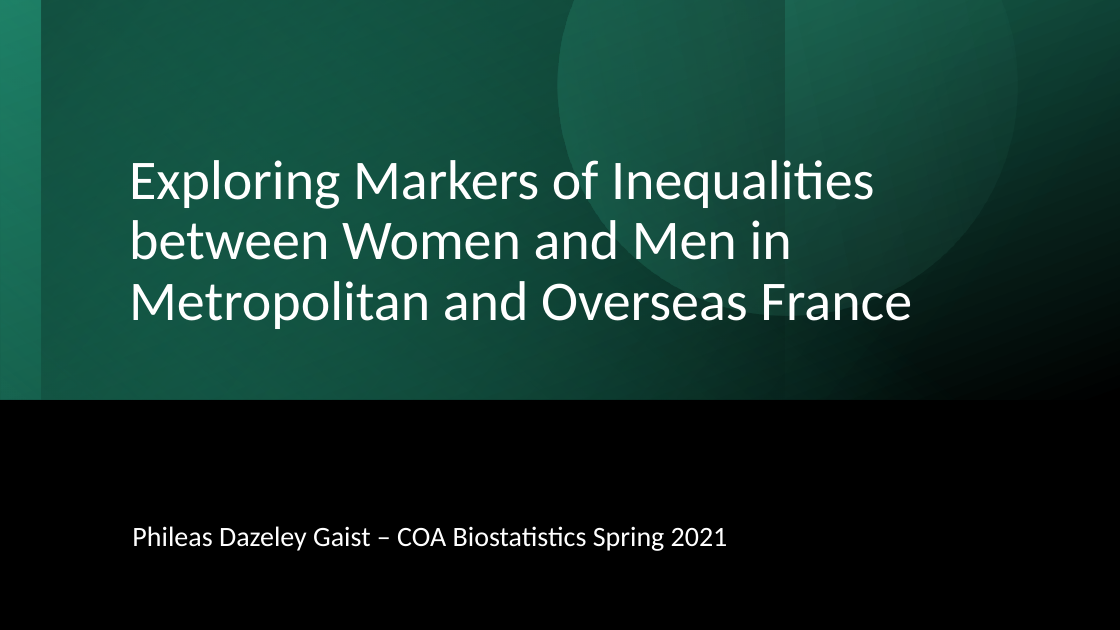
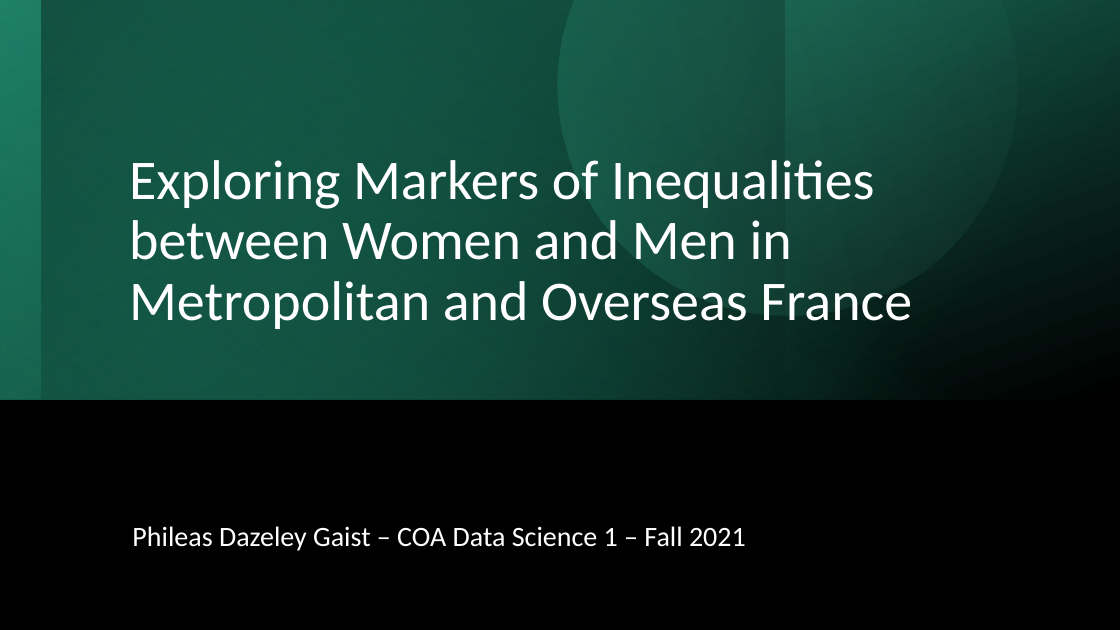
Before and after one commit to phileasdg/Applied-Data-Science-Fall_2020-COA, a slide deck: slide 1 of Final project/Data_Science_1_Final_Presentation_Phileas_Dazeley_Gaist.pptx. Drawn at 1120x630 pixels with LibreOffice and Linux fonts; fonts in the diff are those of the drawing. Boxes give left, top, right and bottom in pixels: in the first picture for what was removed or moved away, otherwise in the second. Text is boxed around its words. In the diff, an @@ line names an element or a change of style, - is before the commit and + after.

```diff
--- a/Final project/Data_Science_1_Final_Presentation_Phileas_Dazeley_Gaist.pptx
+++ b/Final project/Data_Science_1_Final_Presentation_Phileas_Dazeley_Gaist.pptx
@@ subtitle at bbox=[132, 526, 746, 551]: text changed @@
-Phileas Dazeley Gaist – COA Biostatistics Spring 2021
+Phileas Dazeley Gaist – COA Data Science 1 – Fall 2021
```
Also in this commit, not shown: 1 other file.
